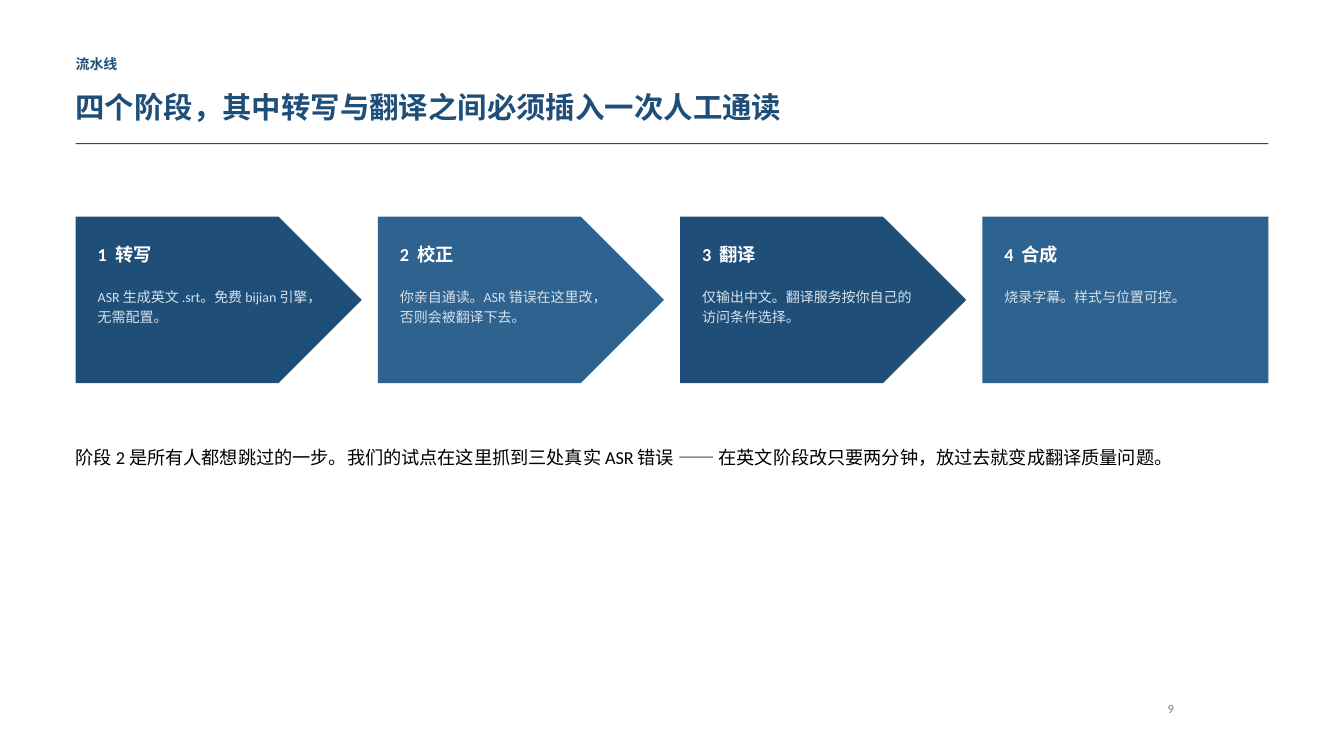
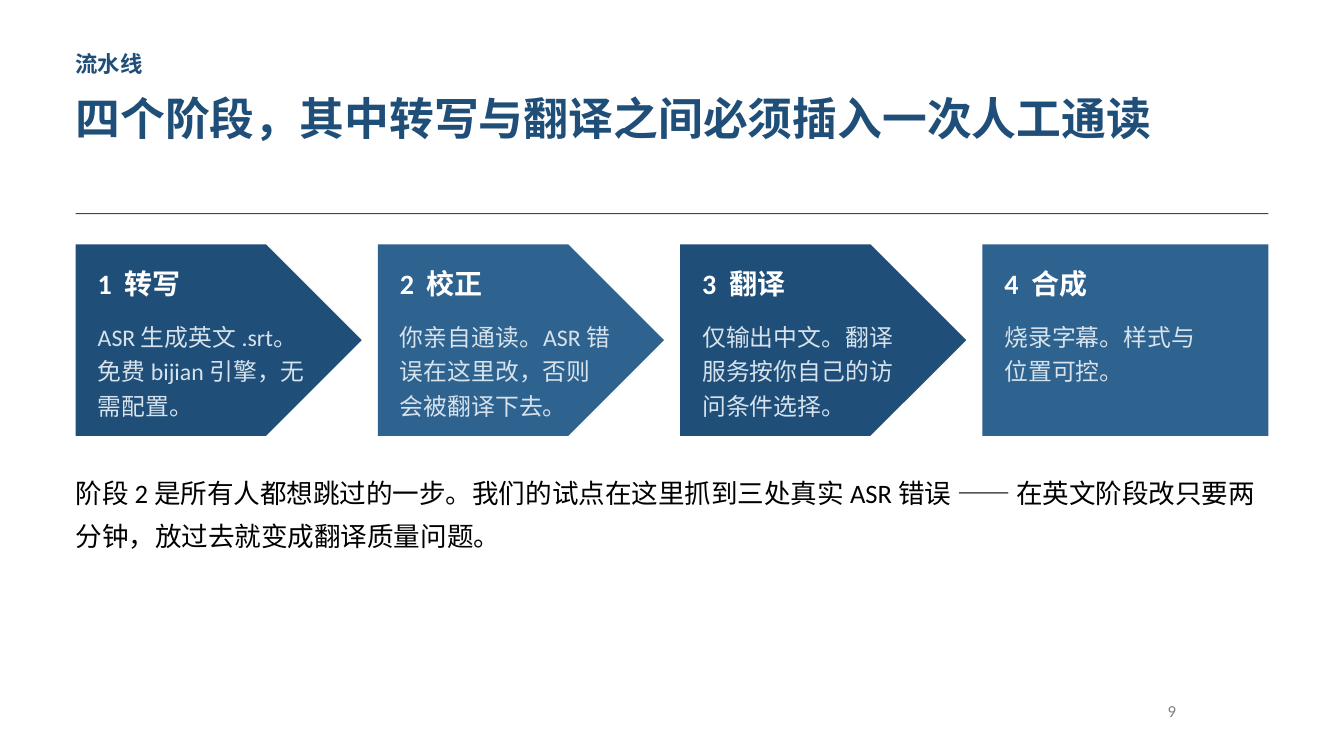
Before and after one commit to mikelix/gstack-tutorial-3, a slide deck: slide 10 of dist/gstack-tutorial-3_ZH.pptx. Drawn at 1344x756 pixels with LibreOffice and Linux fonts; fonts in the diff are those of the drawing. Boxes give left, top, right and bottom in pixels: in the first picture for what was removed or moved away, otherwise in the second. Text is boxed around its words. In the diff, an @@ line names an element or a change of style, - is before the commit and + after.

```diff
--- a/dist/gstack-tutorial-3_ZH.pptx
+++ b/dist/gstack-tutorial-3_ZH.pptx
@@ text "流水线" at box(76, 53, 143, 74): size 10 to 16 pt @@
@@ text "四个阶段，其中转写与翻译之间必须插入一次人工通读" at box(76, 96, 1152, 141): size 21 to 32 pt; line spacing 1.05 to 1.08 @@
@@ rectangle: place and size @@
-rectangle at box(76, 143, 1268, 144)
+rectangle at box(76, 213, 1268, 214)
@@ pentagon arrow: place and size @@
-pentagon arrow at box(76, 217, 362, 383)
+pentagon arrow at box(76, 244, 362, 436)
@@ text "1 转写": place and size @@
-text "1 转写" at box(98, 245, 151, 263)
+text "1 转写" at box(98, 270, 181, 297)
@@ pentagon arrow: place and size @@
-pentagon arrow at box(378, 217, 664, 383)
+pentagon arrow at box(378, 244, 664, 436)
@@ text "2 校正": place and size @@
-text "2 校正" at box(400, 245, 453, 263)
+text "2 校正" at box(400, 270, 483, 297)
@@ pentagon arrow: place and size @@
-pentagon arrow at box(681, 217, 967, 383)
+pentagon arrow at box(681, 244, 967, 436)
@@ text "3 翻译": place and size @@
-text "3 翻译" at box(702, 242, 756, 266)
+text "3 翻译" at box(702, 270, 785, 297)
@@ rectangle: place and size @@
-rectangle at box(982, 217, 1268, 383)
+rectangle at box(982, 244, 1268, 436)
@@ size 13 to 20 pt in 4 elements at box(98, 270, 181, 297), box(400, 270, 483, 297), box(702, 270, 785, 297), box(1004, 270, 1087, 297) @@
@@ text "4 合成": place and size @@
-text "4 合成" at box(1004, 245, 1058, 263)
+text "4 合成" at box(1004, 270, 1087, 297)
@@ text "ASR 生成英文 .srt。免费 bijian 引擎，无需配置。": place and size @@
-text "ASR 生成英文 .srt。免费 bijian 引擎，无需配置。" at box(98, 290, 322, 323)
+text "ASR 生成英文 .srt。免费 bijian 引擎，无需配置。" at box(98, 326, 304, 417)
@@ text "你亲自通读。ASR 错误在这里改，否则会被翻译下去。": place and size @@
-text "你亲自通读。ASR 错误在这里改，否则会被翻译下去。" at box(400, 290, 607, 323)
+text "你亲自通读。ASR 错误在这里改，否则会被翻译下去。" at box(400, 326, 610, 417)
@@ text "仅输出中文。翻译服务按你自己的访问条件选择。": place and size @@
-text "仅输出中文。翻译服务按你自己的访问条件选择。" at box(702, 290, 911, 323)
+text "仅输出中文。翻译服务按你自己的访问条件选择。" at box(702, 326, 893, 417)
@@ size 10 to 17 pt in 4 elements at box(98, 326, 304, 417), box(400, 326, 610, 417), box(702, 326, 893, 417), box(1004, 326, 1195, 382) @@
@@ text "烧录字幕。样式与位置可控。": place and size @@
-text "烧录字幕。样式与位置可控。" at box(1004, 290, 1185, 303)
+text "烧录字幕。样式与位置可控。" at box(1004, 326, 1195, 382)
@@ text "阶段 2 是所有人都想跳过的一步。我们的试点在这里抓到三处真实 ASR 错误 ...": place and size @@
-text "阶段 2 是所有人都想跳过的一步。我们的试点在这里抓到三处真实 ASR 错误 ..." at box(76, 448, 1173, 466)
+text "阶段 2 是所有人都想跳过的一步。我们的试点在这里抓到三处真实 ASR 错误 ..." at box(76, 480, 1255, 549)
@@ text "阶段 2 是所有人都想跳过的一步。我们的试点在这里抓到三处真实 ASR 错误 ..." at box(76, 480, 1255, 549): size 13 to 19 pt @@
@@ text "9" at box(1168, 706, 1176, 717): size 9 to 12 pt @@
```
Also in this commit, not shown: 30 other slides changed, 4 other files.
